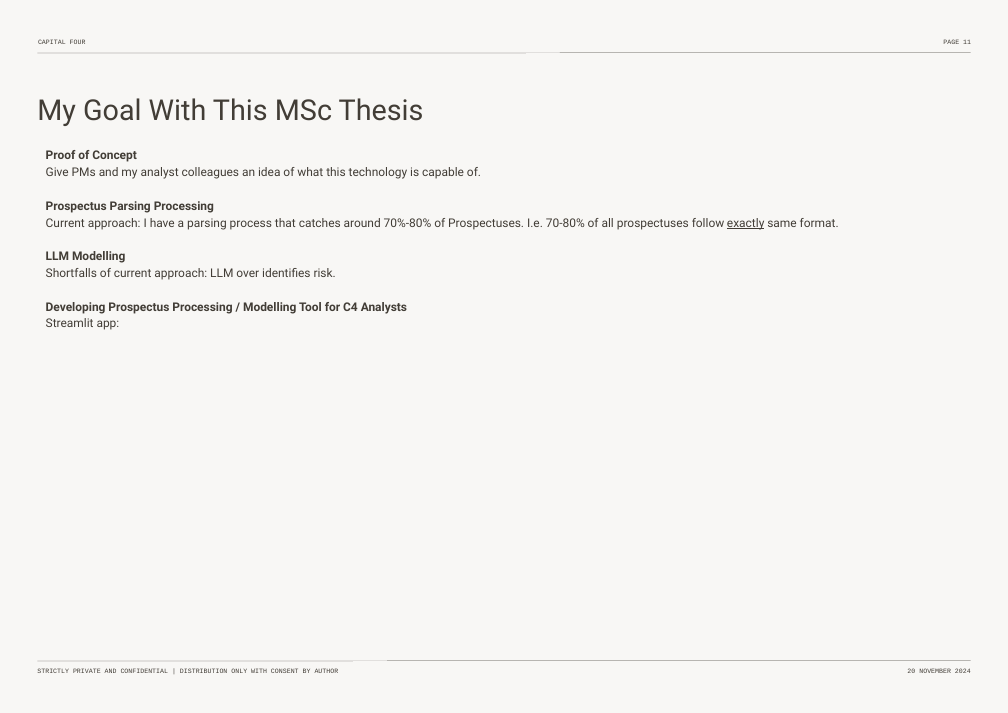
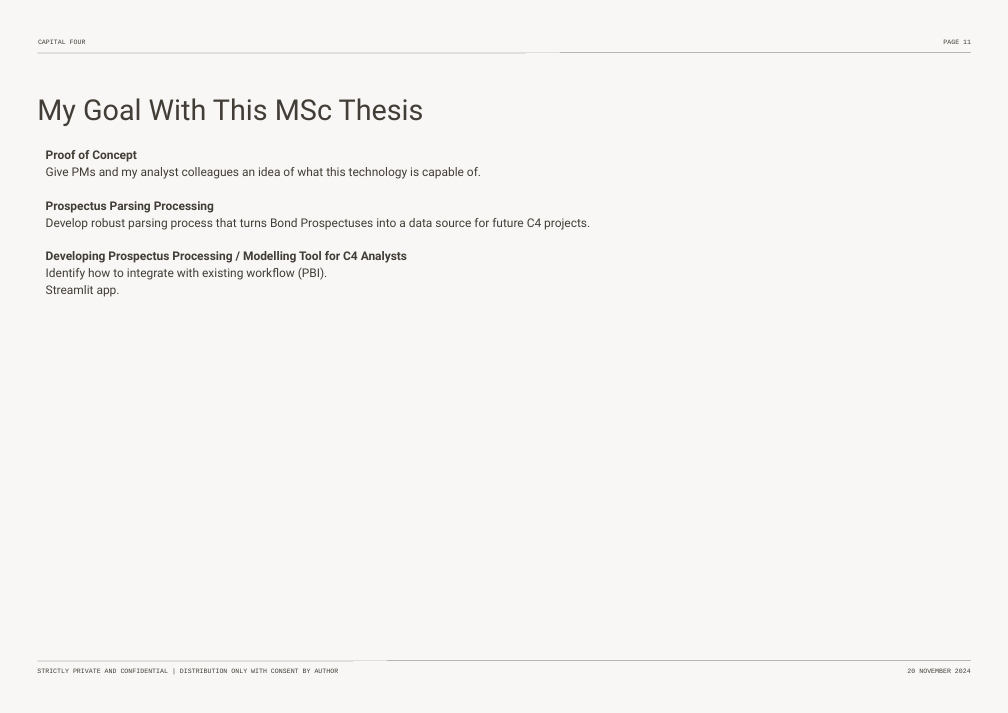
Before and after one commit to pierrehogenhaug/mester, a slide deck: slide 12 of _non_code_env_related/non_code_material/meeting_material/Thesis-Intro-Nov-2024.pptx. Drawn at 1008x713 pixels with LibreOffice and Linux fonts; fonts in the diff are those of the drawing. Boxes give left, top, right and bottom in pixels: in the first picture for what was removed or moved away, otherwise in the second. Text is boxed around its words. In the diff, an @@ line names an element or a change of style, - is before the commit and + after.

Commit message:
presentation progress

```diff
--- a/_non_code_env_related/non_code_material/meeting_material/Thesis-Intro-Nov-2024.pptx
+++ b/_non_code_env_related/non_code_material/meeting_material/Thesis-Intro-Nov-2024.pptx
@@ text at [46, 218, 590, 230]: text changed @@
-Current approach: I have a parsing process that catches around 70%-80% of Prospectuses. I.e. 70-80% of all prospectuses follow exactly same format.
-LLM Modelling
-Shortfalls of current approach: LLM over identifies risk.
+Develop robust parsing process that turns Bond Prospectuses into a data source for future C4 projects.
@@ text at [46, 267, 328, 297]: text changed @@
-Streamlit app:
+Identify how to integrate with existing workflow (PBI).
+Streamlit app.
```
